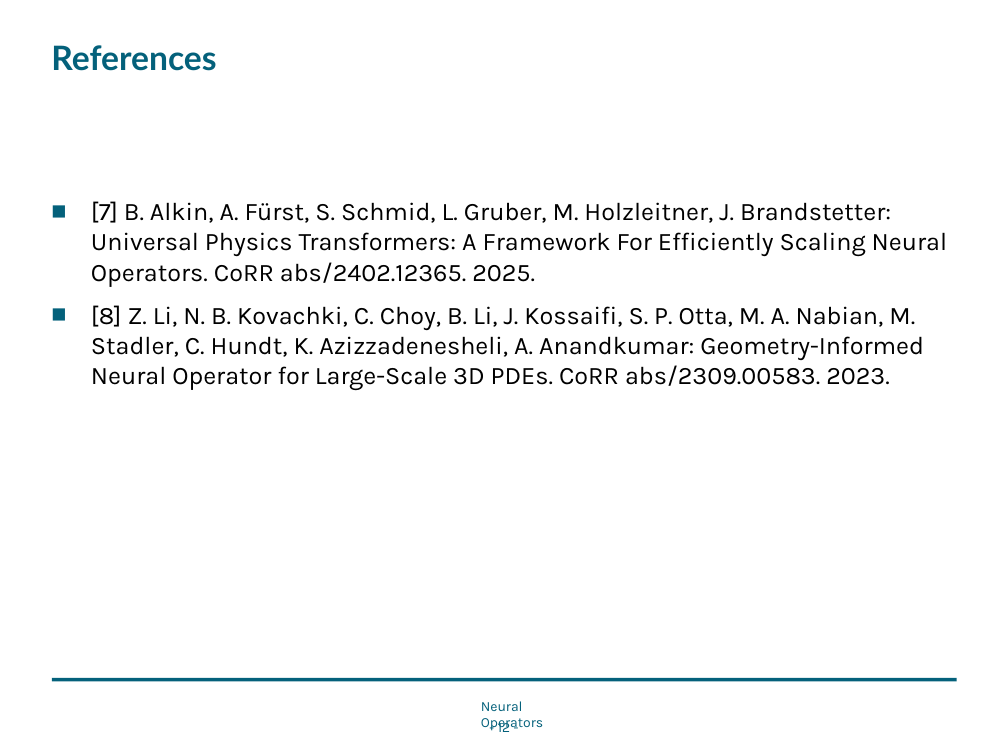
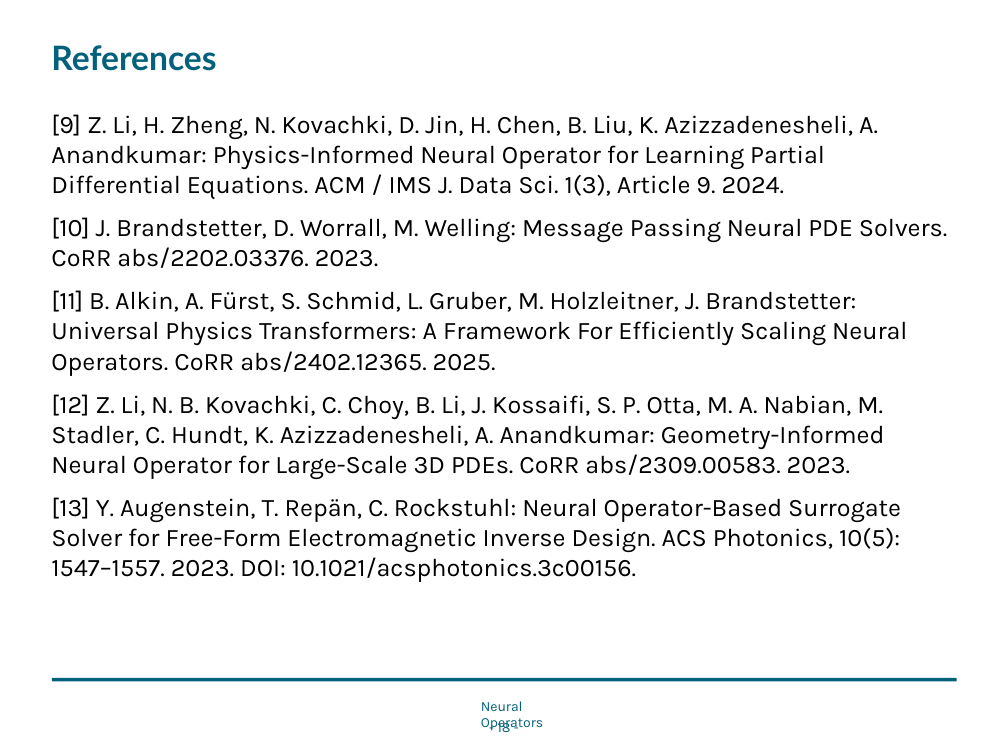
Before and after one commit to Nerrror/NeuralOperator, a slide deck: slide 18 of NeuralOperator.pptx (slide 12 before the commit). Drawn at 1008x756 pixels with LibreOffice and Linux fonts; fonts in the diff are those of the drawing; background and template pictures are left out. Boxes give left, top, right and bottom in pixels: in the first picture for what was removed or moved away, otherwise in the second. Text is boxed around its words. In the diff, an @@ line names an element or a change of style, - is before the commit and + after.

Commit message:
latest changes

```diff
--- a/NeuralOperator.pptx
+++ b/NeuralOperator.pptx
@@ text at bbox=[51, 114, 947, 582]: text changed @@
-■ [7] B. Alkin, A. Fürst, S. Schmid, L. Gruber, M. Holzleitner, J. Brandstetter: Universal Physics Transformers: A Framework For Efficiently Scaling Neural Operators. CoRR abs/2402.12365. 2025.
-■ [8] Z. Li, N. B. Kovachki, C. Choy, B. Li, J. Kossaifi, S. P. Otta, M. A. Nabian, M. Stadler, C. Hundt, K. Azizzadenesheli, A. Anandkumar: Geometry-Informed Neural Operator for Large-Scale 3D PDEs. CoRR abs/2309.00583. 2023.
+[9] Z. Li, H. Zheng, N. Kovachki, D. Jin, H. Chen, B. Liu, K. Azizzadenesheli, A. Anandkumar: Physics-Informed Neural Operator for Learning Partial Differential Equations. ACM / IMS J. Data Sci. 1(3), Article 9. 2024.
+[10] J. Brandstetter, D. Worrall, M. Welling: Message Passing Neural PDE Solvers. CoRR abs/2202.03376. 2023.
+[11] B. Alkin, A. Fürst, S. Schmid, L. Gruber, M. Holzleitner, J. Brandstetter: Universal Physics Transformers: A Framework For Efficiently Scaling Neural Operators. CoRR abs/2402.12365. 2025.
+[12] Z. Li, N. B. Kovachki, C. Choy, B. Li, J. Kossaifi, S. P. Otta, M. A. Nabian, M. Stadler, C. Hundt, K. Azizzadenesheli, A. Anandkumar: Geometry-Informed Neural Operator for Large-Scale 3D PDEs. CoRR abs/2309.00583. 2023.
+[13] Y. Augenstein, T. Repän, C. Rockstuhl: Neural Operator-Based Surrogate Solver for Free-Form Electromagnetic Inverse Design. ACS Photonics, 10(5): 1547–1557. 2023. DOI: 10.1021/acsphotonics.3c00156.
@@ page number at bbox=[497, 720, 510, 732]: text changed @@
-- 12 -
+- 18 -
```
Also in this commit, not shown: 8 other slides changed, 7 slides added, 1 slide removed.
